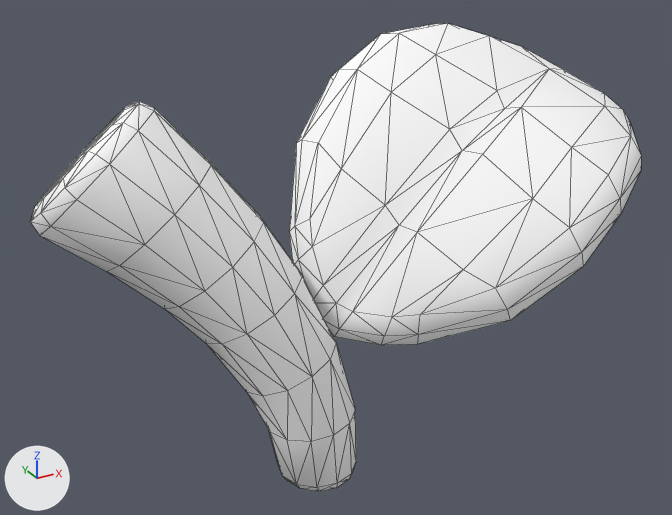
Before and after pictures for a commit that changed the glTF model art/characters/accessories/roblox/acc_apple_stem.glb.
One viewpoint serves both versions: a camera (50 mm lens) standing at (-0.37, -0.54, 1.527) and looking at (-0.056, 0.031, 1.241). The lights are fixed; the arrows at lower left show +X, +Y and +Z. The picture after the commit comes second. Mesh edges are drawn as thin lines. Vertices at exactly the same position are counted once.

The scene before the commit, as lines of its bpy script (objects in view):
```python
me_acc_apple_stem = bpy.data.meshes.new('acc_apple_stem')
me_acc_apple_stem.from_pydata(...)  # 284 vertices, 558 faces; spans x -0.272..0.234, y -0.098..0.119, z 1.084..1.396
me_acc_apple_stem.materials.append(mat_m_acc)
# before: 155 (-0.075, -0.008, 1.202) at pixel (339, 329), 158 (-0.074, 0.001, 1.192) at pixel (334, 336), 160 (-0.083, 0.003, 1.208), 161 (-0.083, 0.012, 1.197), 162 (-0.073, -0.001, 1.22) at pixel (336, 303)
# before: 191 (-0.089, 0.03, 1.247) at pixel (298, 259), 192 (-0.088, 0.039, 1.238), 193 (-0.082, 0.003, 1.235) at pixel (323, 285), 194 (-0.088, 0.013, 1.218), 195 (-0.087, 0.021, 1.207)
# before: 224 (-0.066, 0.007, 1.19), 226 (-0.074, 0.018, 1.196), 243 (-0.079, 0.028, 1.205)
ob_acc_apple_stem = bpy.data.objects.new('acc_apple_stem', me_acc_apple_stem)
ob_acc_apple_stem.location = (0.0, 0.0, 0.0)
```
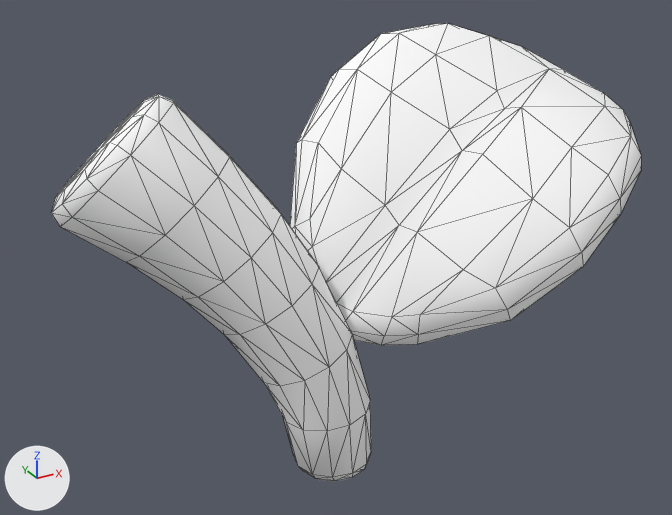
The newer file is also rescaled (x0.85), turned or shifted as a whole; pictures and numbers use the older file's frame.

Diff of the bpy script that builds the scene:
```diff
--- a/art/characters/accessories/roblox/acc_apple_stem.glb.py
+++ b/art/characters/accessories/roblox/acc_apple_stem.glb.py
@@ me_acc_apple_stem @@
 # used by ob_acc_apple_stem; location = (0.0, 0.0, 0.0)
 # verts and faces of me_acc_apple_stem; kept vertices keep their numbers, new ones are numbered from 284
-me_acc_apple_stem.from_pydata(...)  # 284 vertices, 558 faces; spans x -0.272..0.234, y -0.098..0.119, z 1.084..1.396
+me_acc_apple_stem.from_pydata(...)  # 281 vertices, 544 faces; spans x -0.257..0.234, y -0.098..0.119, z 1.087..1.396
+# me_acc_apple_stem part 1: the loose piece of 134 vertices spanning x -0.272..-0.065, y -0.044..0.111, z 1.084..1.375 is moved by (0.014, 0.001, 0.003)
+# me_acc_apple_stem part 2
+delete_vertices([160, 161, 194])  # with the faces that use them
+delete_faces([(158, 226, 224), (195, 243, 226)])
 me_acc_apple_stem.materials.append(mat_m_acc)
```

Changed parts and their boxes [x1, y1, x2, y2] in the pictures (672 x 515 px; the box of a moved part takes in the faces that stretch with it):
'acc_apple_stem', reshaped
    before: [31, 24, 641, 492]
    after: [51, 24, 641, 481]
part 1 of me_acc_apple_stem, moved or reshaped
    before: [31, 101, 356, 492]
    after: [51, 94, 371, 481]
part 2 of me_acc_apple_stem, deleted
    before: [295, 260, 339, 336]
